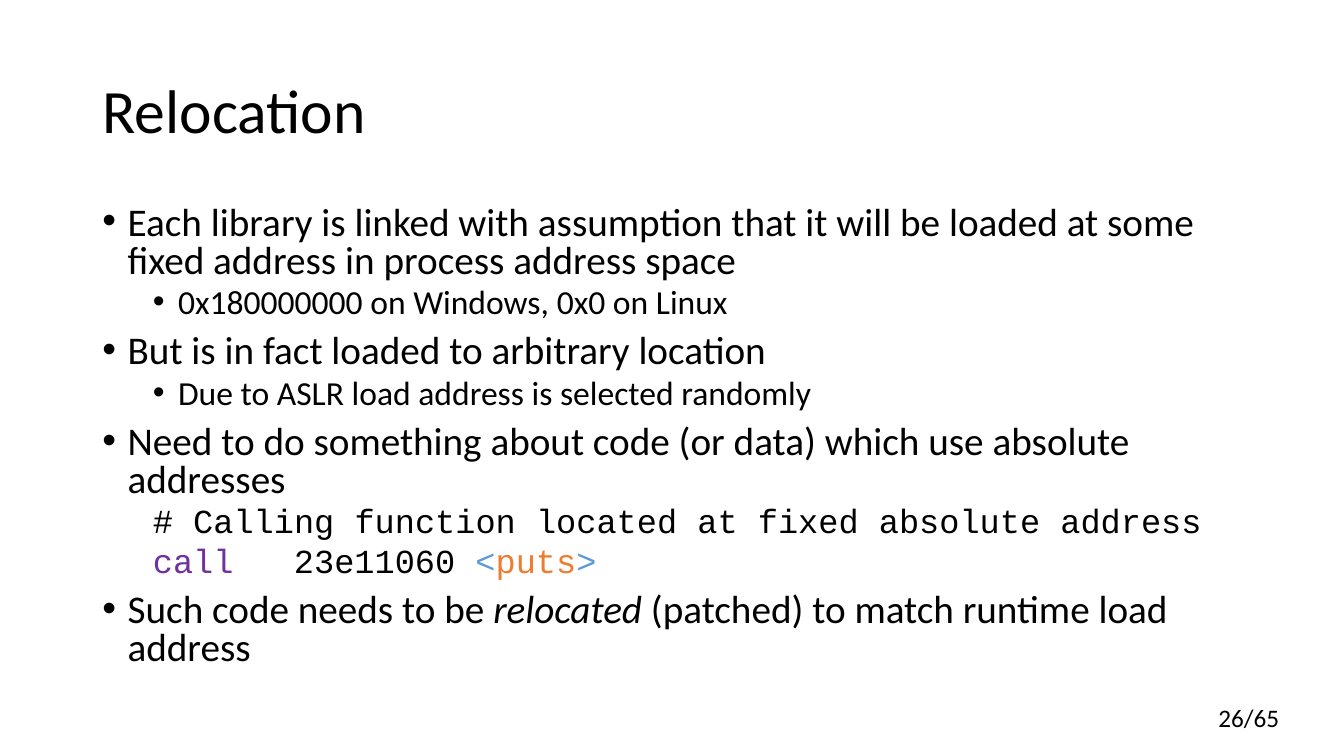
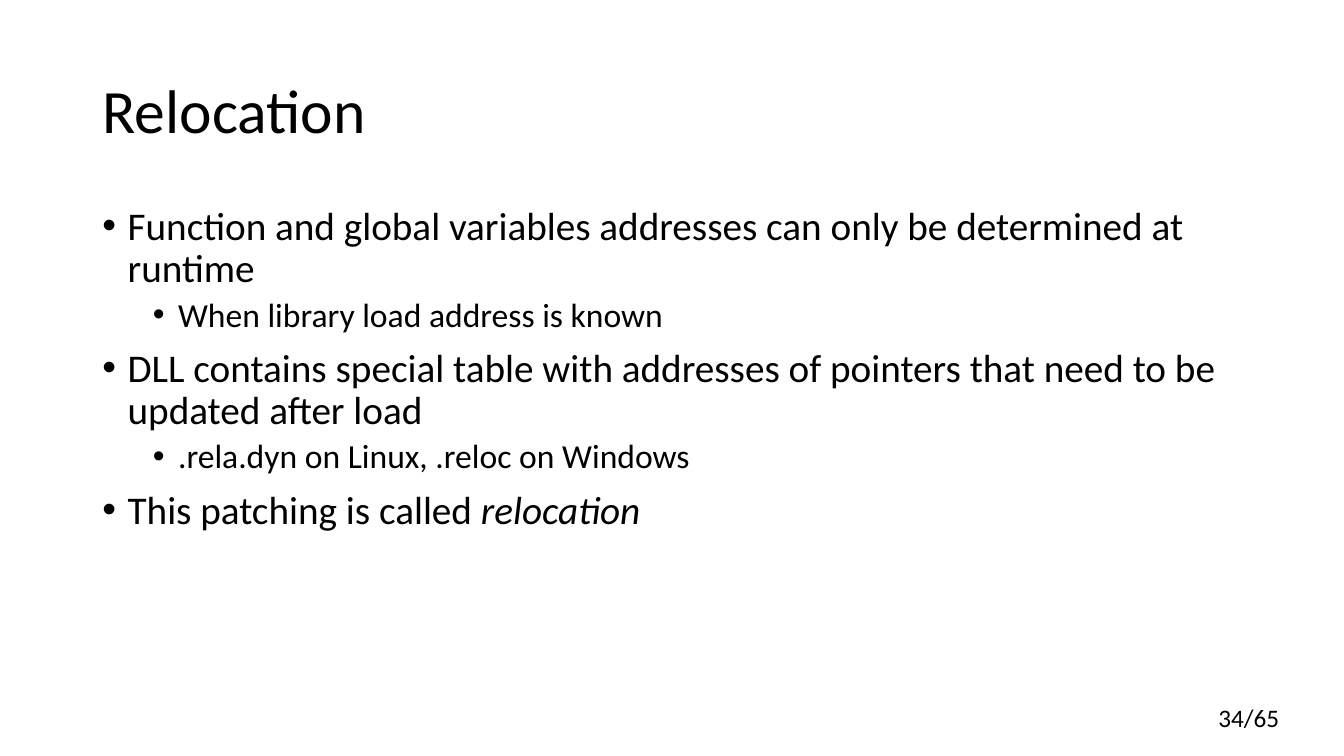
Before and after one commit to yugr/CppRussia, a slide deck: slide 34 of 2024/EN.pptx (slide 26 before the commit). Drawn at 1344x756 pixels with LibreOffice and Linux fonts; fonts in the diff are those of the drawing. Boxes give left, top, right and bottom in pixels: in the first picture for what was removed or moved away, otherwise in the second. Text is boxed around its words. In the diff, an @@ line names an element or a change of style, - is before the commit and + after.

```diff
--- a/2024/EN.pptx
+++ b/2024/EN.pptx
@@ text at [128,212,1215,531]: text changed @@
-• Each library is linked with assumption that it will be loaded at some fixed address in process address space
-  • 0x180000000 on Windows, 0x0 on Linux
-• But is in fact loaded to arbitrary location
-  • Due to ASLR load address is selected randomly
-• Need to do something about code (or data) which use absolute addresses
-  # Calling function located at fixed absolute address
-  сall 23e11060 <puts>
-• Such code needs to be relocated (patched) to match runtime load address
+• Function and global variables addresses can only be determined at runtime
+  • When library load address is known
+• DLL contains special table with addresses of pointers that need to be updated after load
+  • .rela.dyn on Linux, .reloc on Windows
+• This patching is called relocation
@@ page number at [1218,709,1279,728]: text changed @@
-26/65
+34/65
```
Also in this commit, not shown: 17 other slides changed, 12 slides added, 2 slides removed.
